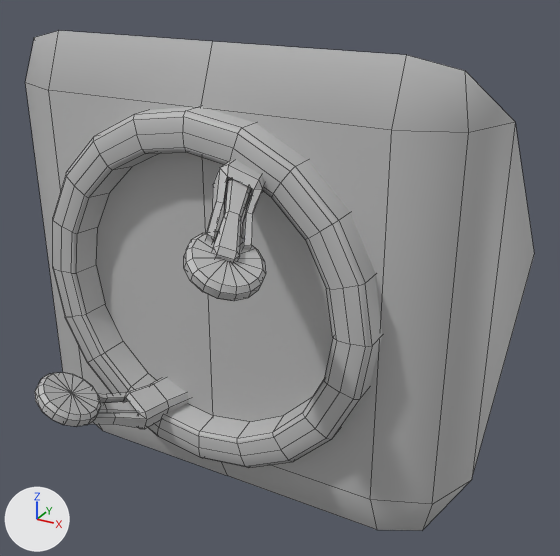
The FBX model Game/Assets/Models/Transmitter_head.fbx, before and after one commit.
One viewpoint serves both versions: a 50 mm camera at (1.296, -2.723, 1.047) aimed at (0.125, -0.595, -0.017). Lighting does not change. The marker at lower left points along +X, +Y and +Z. Mesh edges are drawn as thin lines. Where no turn or scale is listed for an object, it has been applied to the vertices.

Before the edit, the objects in view are built like this:
```python
me_mesh = bpy.data.meshes.new('Mesh')
me_mesh.from_pydata(...)  # 498 vertices, 506 faces; spans x -0.85..0.85, y -1.31..0.0, z -0.77..0.77
me_mesh.materials.append(mat_lambert4)  # grey #bcbcbc
ob_transmitter_head = bpy.data.objects.new('transmitter_head', me_mesh)
ob_transmitter_head.location = (0.0, 0.0, 0.0)
```
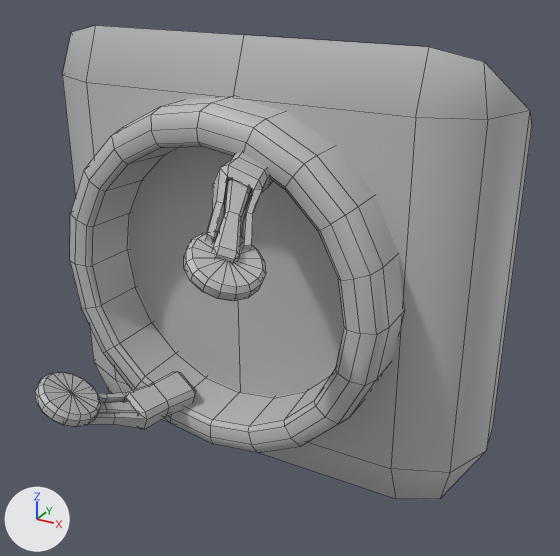
The newer file is also turned or shifted as a whole; pictures and numbers use the older file's frame.

Boxes (x1, y1, x2, y2) around the edits, measured in the pictures (560 x 556 px):
'transmitter_head', reshaped: before (25, 31, 534, 531); after (35, 26, 532, 499)
part 1 of me_mesh, rebuilt: before (53, 106, 382, 468); after (70, 96, 404, 453)
part 2 of me_mesh, rebuilt (8% narrower): before (25, 31, 534, 531); after (62, 26, 532, 499)

Diff of the bpy script that builds the scene:
```diff
--- a/Game/Assets/Models/Transmitter_head.fbx.py
+++ b/Game/Assets/Models/Transmitter_head.fbx.py
@@ me_mesh @@
 # used by ob_transmitter_head; location = (0.0, 0.0, 0.0)
-me_mesh.from_pydata(...)  # 498 vertices, 506 faces; spans x -0.85..0.85, y -1.31..0.0, z -0.77..0.77
+me_mesh.from_pydata(...)  # 480 vertices, 486 faces; spans x -0.85..0.85, y -1.31..-0.35, z -0.77..0.77
+# me_mesh part 1: the loose piece of 180 vertices spanning x -0.6..0.6, y -0.94..-0.74, z -0.6..0.6 is rebuilt with 160 vertices and now spans x -0.6..0.6, y -0.87..-0.61, z -0.6..0.6
+# me_mesh part 2: the loose piece of 26 vertices spanning x -0.85..0.85, y -0.85..0.0, z -0.77..0.77 is rebuilt with 28 vertices and now spans x -0.85..0.85, y -0.67..-0.35, z -0.77..0.77
 me_mesh.materials.append(mat_lambert4)
```
